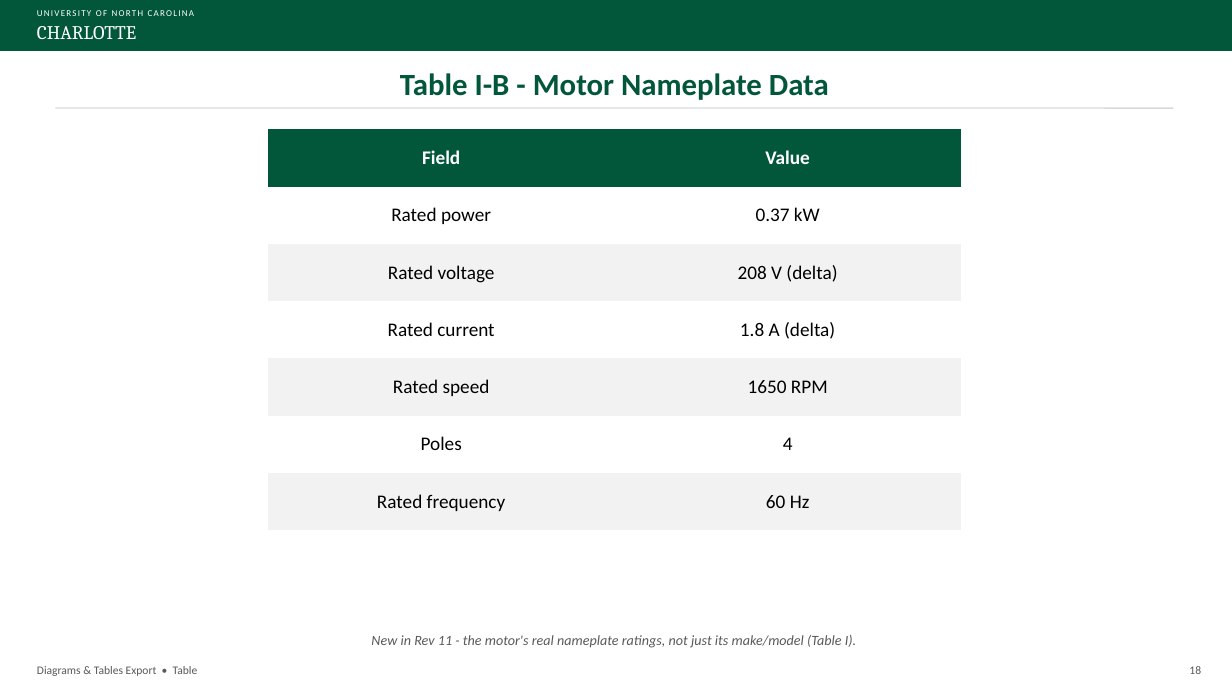
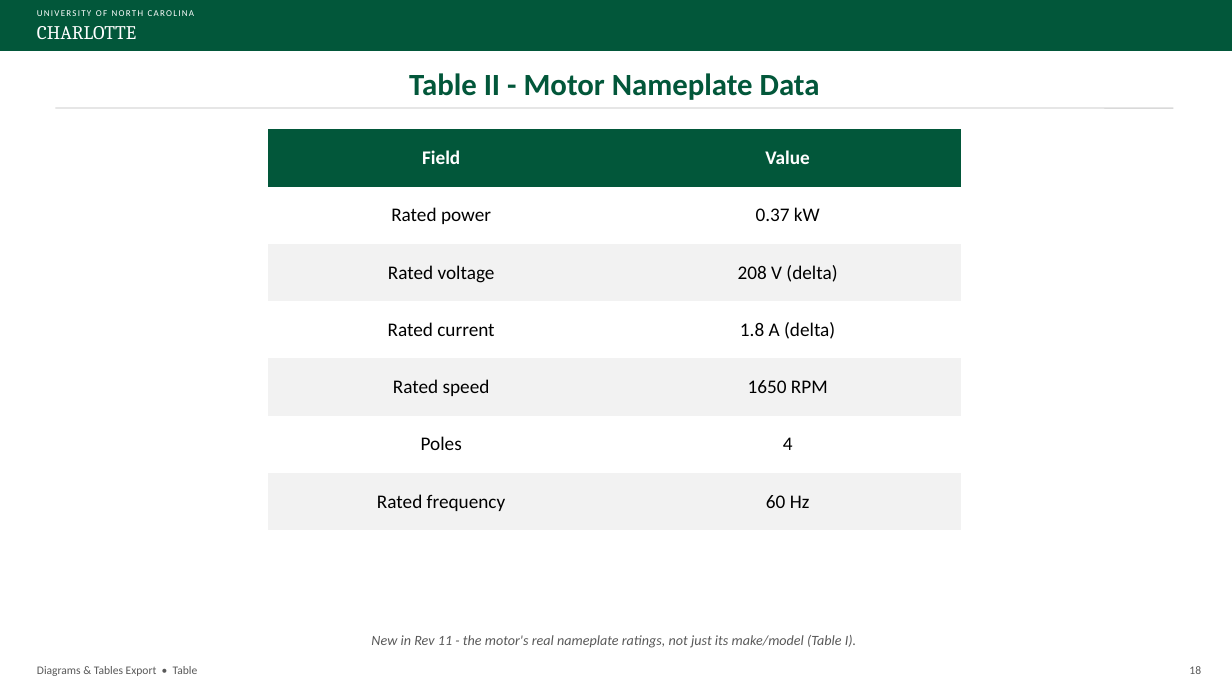
Before and after one commit to David-4529/Capstone, a slide deck: slide 18 of docs/paper/Sensorless_Load_Estimation_Diagrams_Tables_Export_Rev13.pptx. Drawn at 1232x693 pixels with LibreOffice and Linux fonts; fonts in the diff are those of the drawing. Boxes give left, top, right and bottom in pixels: in the first picture for what was removed or moved away, otherwise in the second. Text is boxed around its words. In the diff, an @@ line names an element or a change of style, - is before the commit and + after.

```diff
--- a/docs/paper/Sensorless_Load_Estimation_Diagrams_Tables_Export_Rev13.pptx
+++ b/docs/paper/Sensorless_Load_Estimation_Diagrams_Tables_Export_Rev13.pptx
@@ text at bbox=[409, 73, 820, 100]: text changed @@
-Table I-B - Motor Nameplate Data
+Table II - Motor Nameplate Data
```
Also in this commit, not shown: 3 other slides changed.
